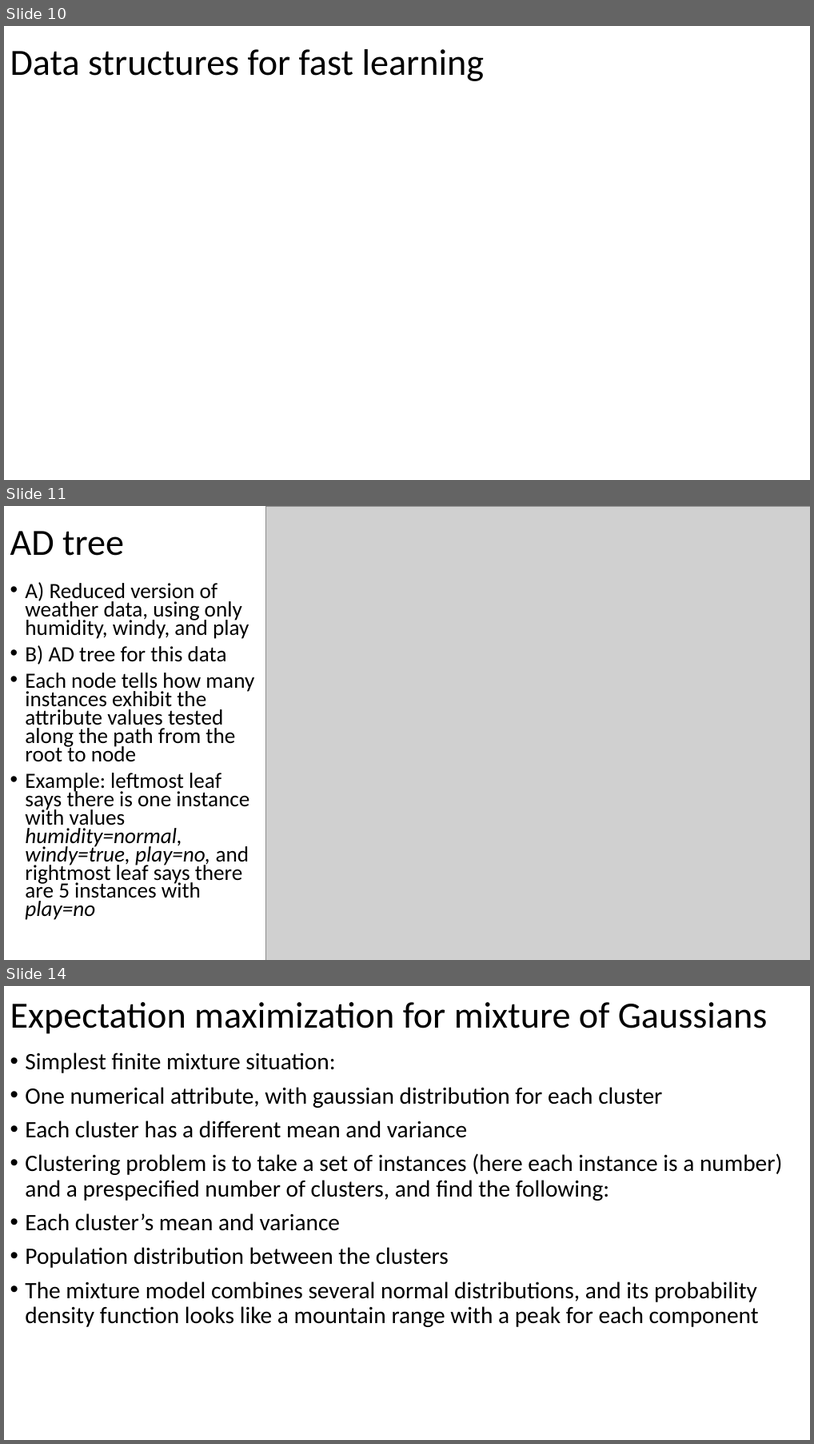
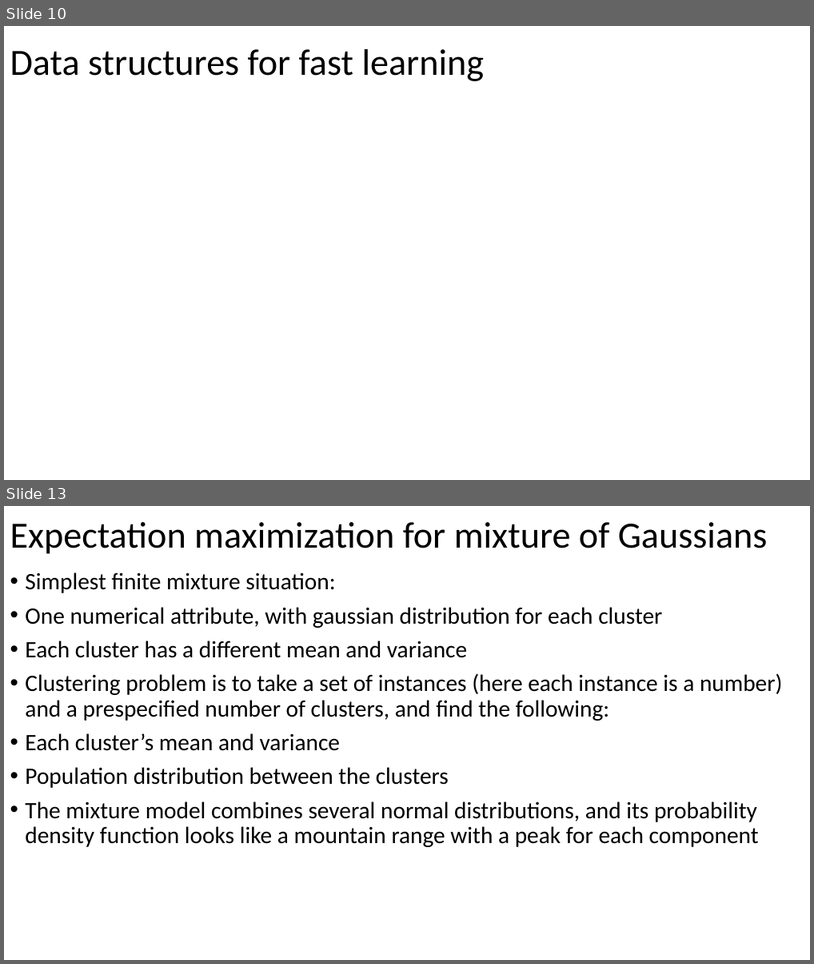
Before and after one commit to russellu/cs405, a slide deck: Lecture_28.pptx. Shown one above the other, each under a label of ours: slides 10, 11 and 14 before the commit, slides 10 and 13 after it; the slides between them are not shown. The pictures are 814x1444 and 814x964 pixels, drawn with LibreOffice and Linux fonts; fonts in the diff are those of the drawing; grey boxes stand for pictures. Boxes give left, top, right and bottom in pixels: in the first picture for what was removed or moved away, otherwise in the second. Text is boxed around its words. In the diff, an @@ line names an element or a change of style, - is before the commit and + after.

```diff
--- a/Lecture_28.pptx
+++ b/Lecture_28.pptx
@@ slide 11 removed at (4,506,810,960), background #FFFFFF @@
@@ picture removed at (266,506,810,960) @@
@@ title removed at (10,531,124,556) @@
-AD tree
@@ text removed at (25,582,254,920) @@
-• A) Reduced version of weather data, using only humidity, windy, and play
-• B) AD tree for this data
-• Each node tells how many instances exhibit the attribute values tested along the path from the root to node
-• Example: leftmost leaf says there is one instance with values humidity=normal, windy=true, play=no, and rightmost leaf says there are 5 instances with play=no
@@ what was slide 14 is now slide 13 @@
```
Also in this commit, not shown: 7 slides changed, 1 other file.
